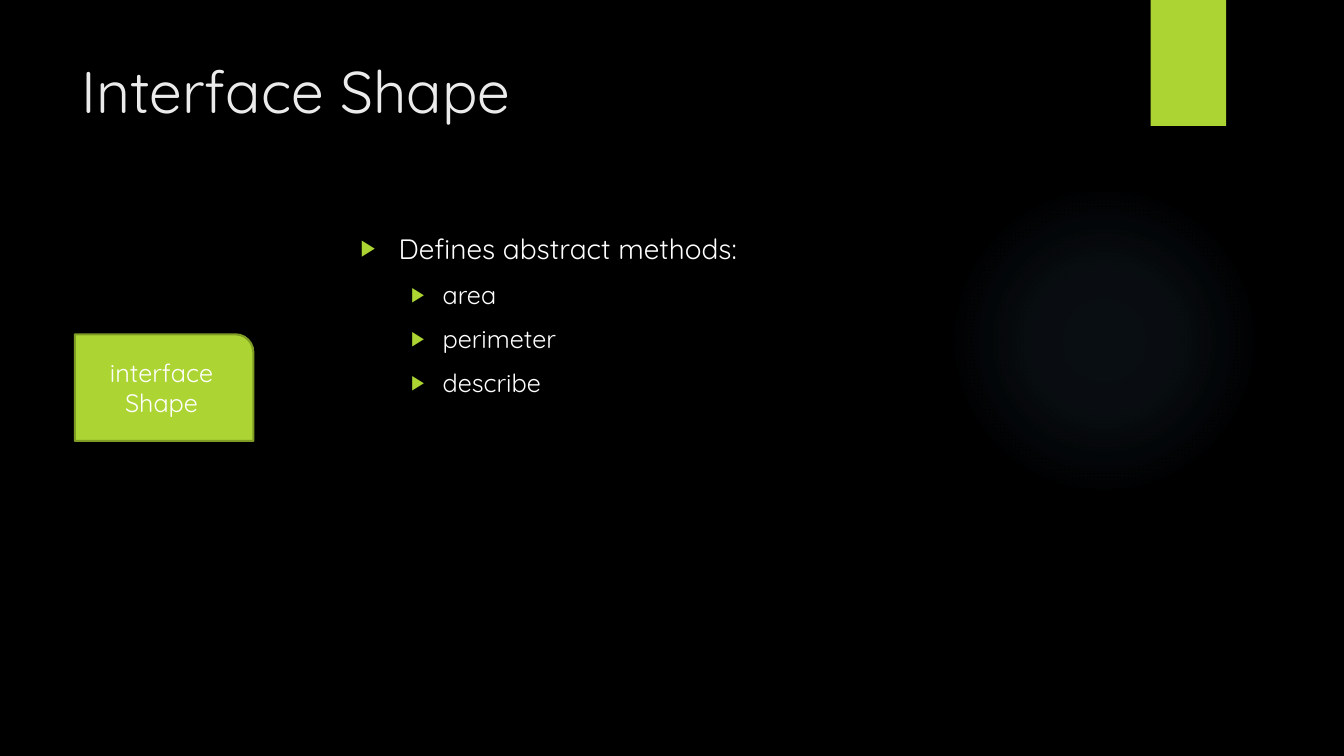
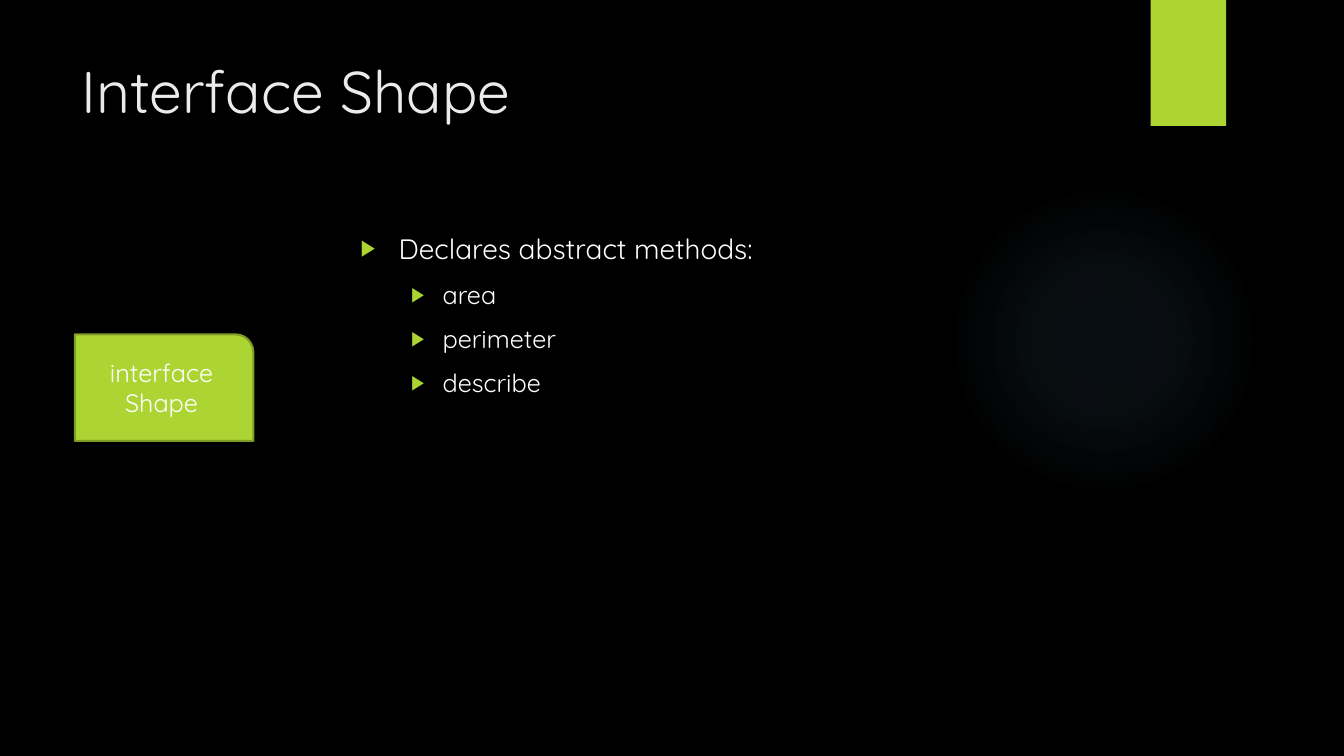
Before and after one commit to DrOldGuy/object-oriented-programming, a slide deck: slide 4 of The Shape of OOP.pptx. Drawn at 1344x756 pixels with LibreOffice and Linux fonts; fonts in the diff are those of the drawing; background and template pictures are left out. Boxes give left, top, right and bottom in pixels: in the first picture for what was removed or moved away, otherwise in the second. Text is boxed around its words. In the diff, an @@ line names an element or a change of style, - is before the commit and + after.

```diff
--- a/The Shape of OOP.pptx
+++ b/The Shape of OOP.pptx
@@ text at bbox=[399, 238, 753, 260]: text changed @@
-▶ Defines abstract methods:
+▶ Declares abstract methods:
```
Also in this commit, not shown: 3 other slides changed, 9 other files.
